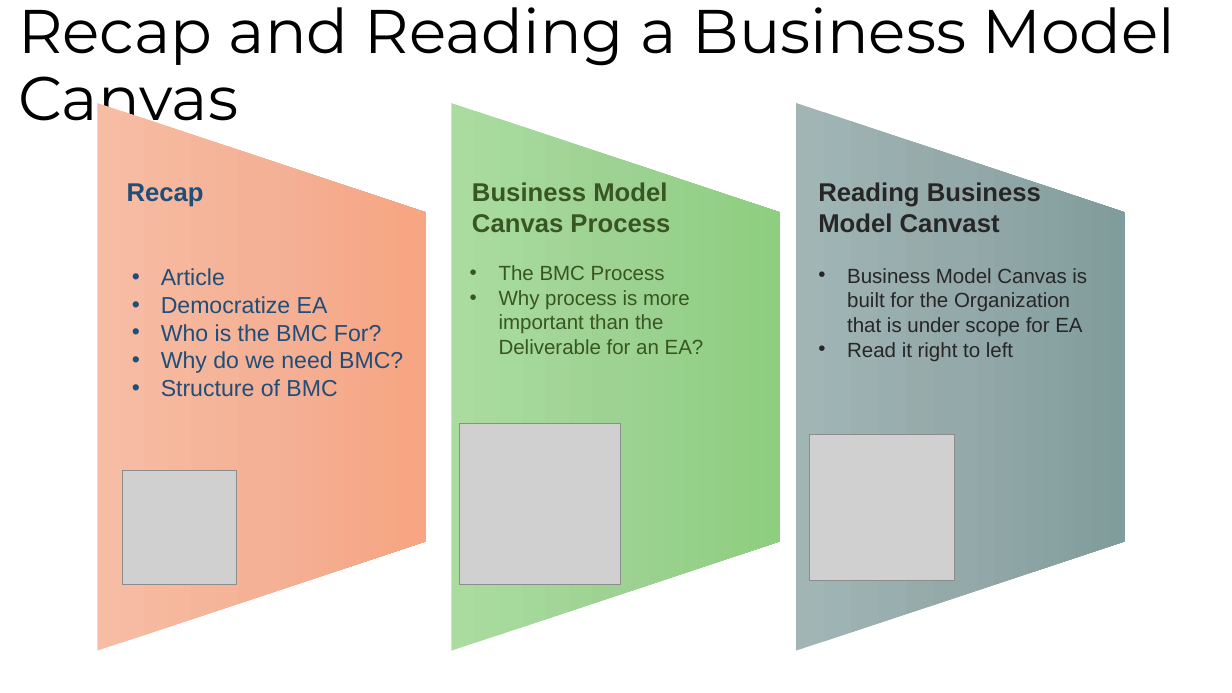
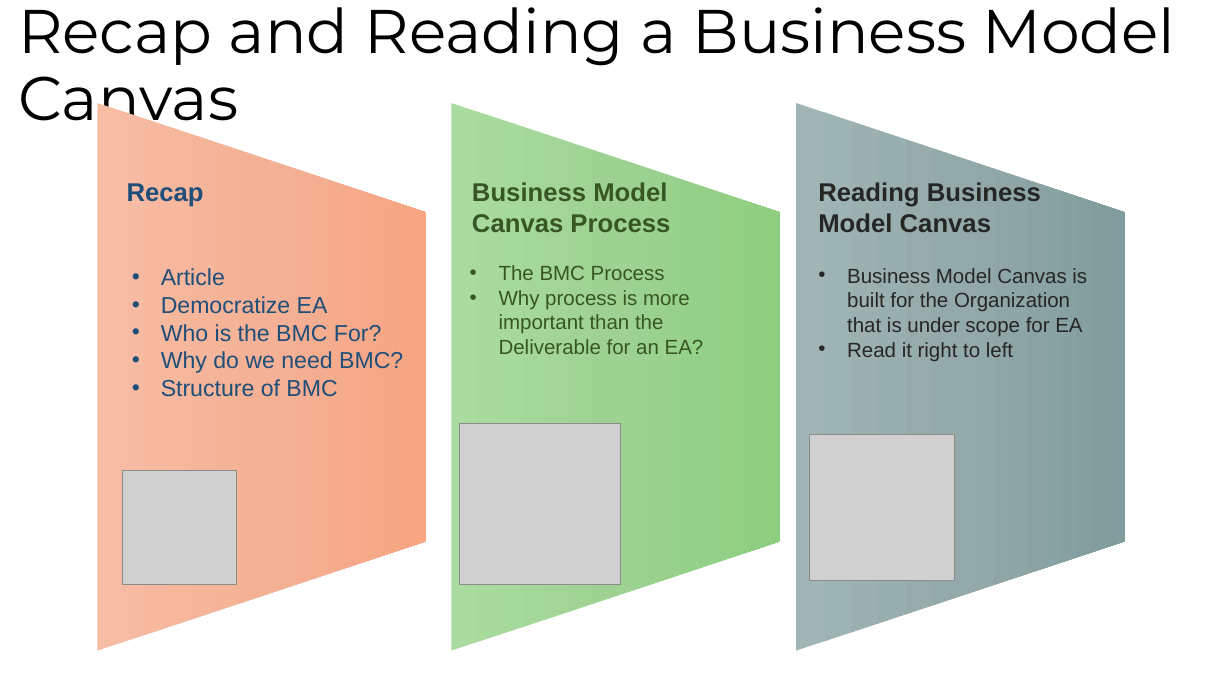
Before and after one commit to gauravvermacloud/Practical-Enterprise-Architecture, a slide deck: slide 3 of 001_BusinessModelCanvas/Sessions/002_Business_Model_Canvas_Youtube_Session.pptx. Drawn at 1232x693 pixels with LibreOffice and Linux fonts; fonts in the diff are those of the drawing; grey boxes stand for pictures. Boxes give left, top, right and bottom in pixels: in the first picture for what was removed or moved away, otherwise in the second. Text is boxed around its words. In the diff, an @@ line names an element or a change of style, - is before the commit and + after.

```diff
--- a/001_BusinessModelCanvas/Sessions/002_Business_Model_Canvas_Youtube_Session.pptx
+++ b/001_BusinessModelCanvas/Sessions/002_Business_Model_Canvas_Youtube_Session.pptx
@@ text at [818,181,1041,232]: text changed @@
-Reading Business Model Canvast
+Reading Business Model Canvas
```
Also in this commit, not shown: 1 other file.
